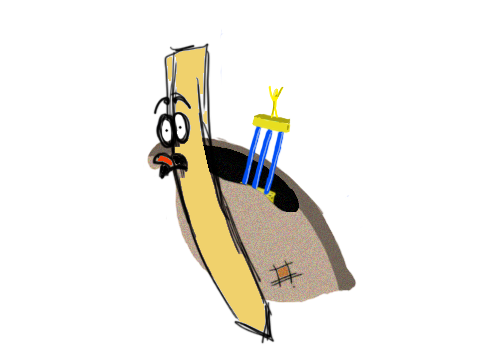
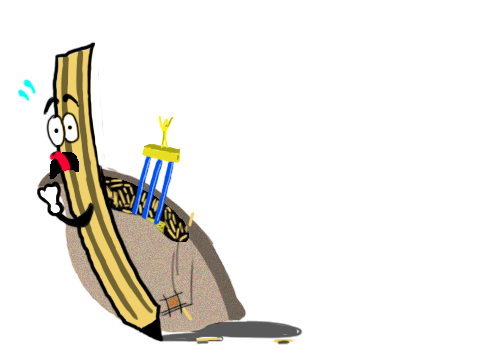
Layer changes from the first 504 x 360 image to the second:
painted on "Hands" over left=37, top=158, right=167, bottom=220
added layer "Eyes + Mouth" above "Left Hand" over left=18, top=78, right=81, bottom=179
added layer "Left Hand" above "Stripes" over left=37, top=181, right=95, bottom=229
added layer "Stripes" above "Pencil-Man" over left=60, top=49, right=154, bottom=321
added layer "Pencil-Man" above "Shadow" over left=52, top=42, right=164, bottom=342
added layer "Shadow" above "OG Pencil-Man" over left=158, top=320, right=303, bottom=345
renamed "Pencil-Man" to "OG Pencil-Man", hid it, painted on it over left=18, top=29, right=357, bottom=345
added layer "Bag Contents" above "Trophy" over left=96, top=176, right=300, bottom=343
painted on "Trophy" (2nd of 2) over left=115, top=85, right=295, bottom=245
painted on "Layer 1" over left=37, top=114, right=357, bottom=345
painted on "Sack 2" over left=37, top=136, right=357, bottom=333
